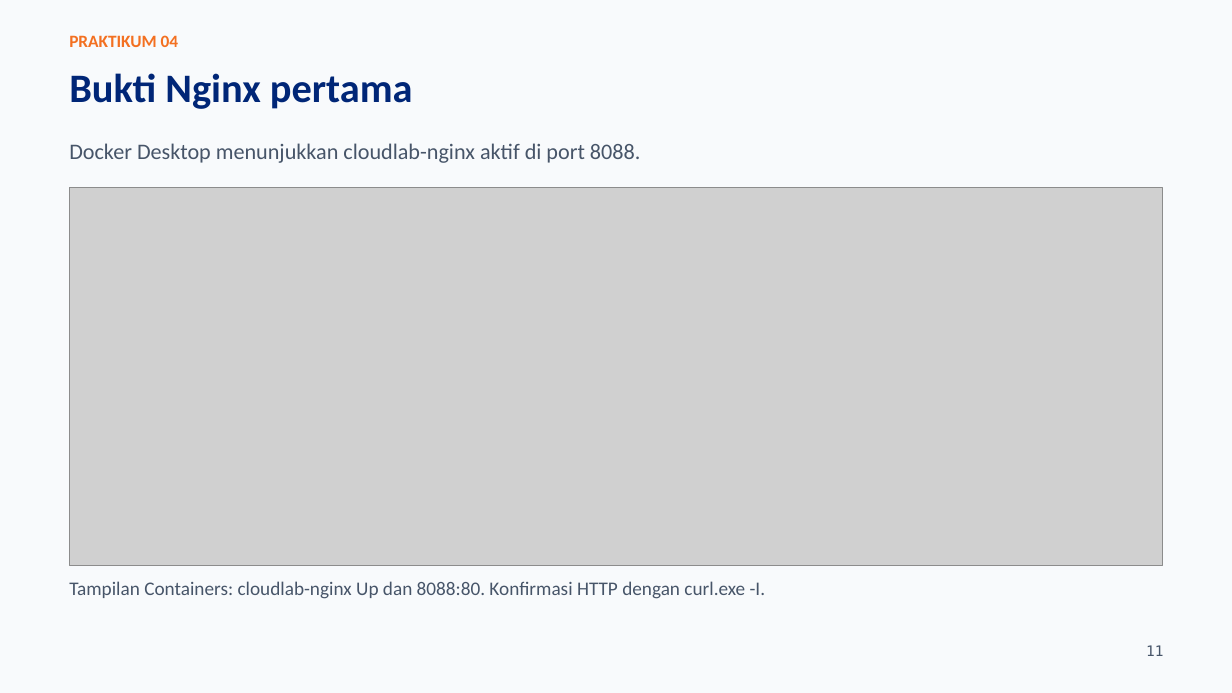
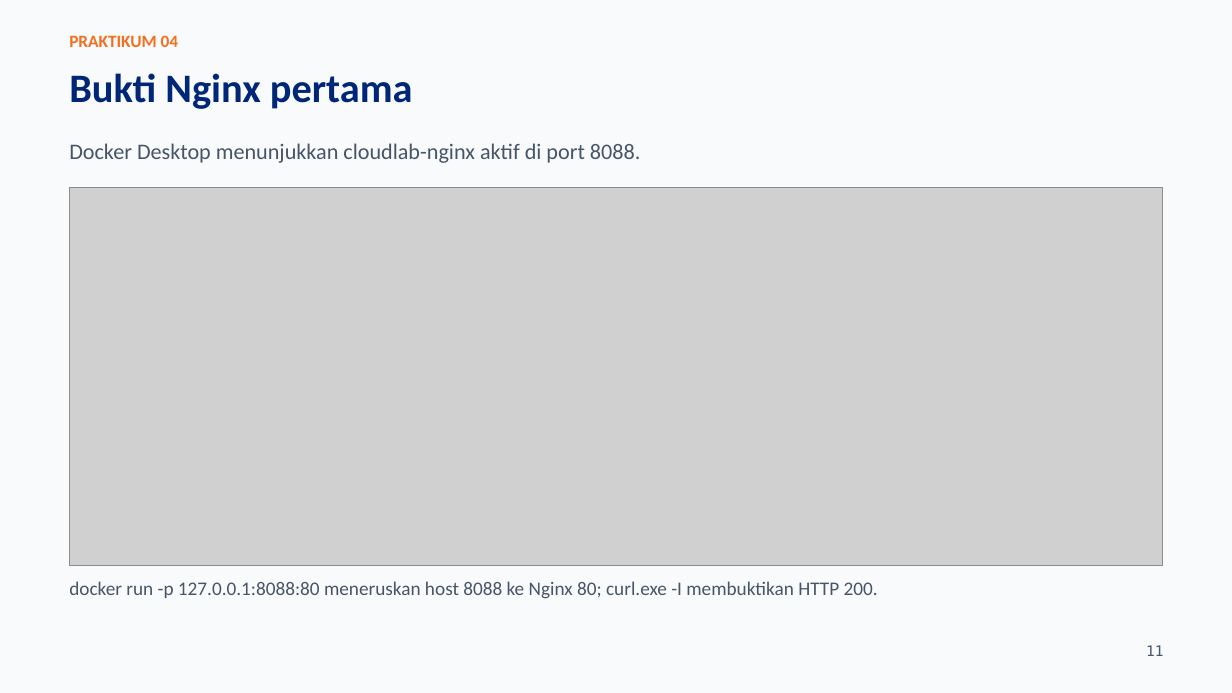
Before and after one commit to SeedFlora/meet4CloudService, a slide deck: slide 11 of slides/LAB04_Docker_Lifecycle_Praktikum.pptx. Drawn at 1232x693 pixels with LibreOffice and Linux fonts; fonts in the diff are those of the drawing; grey boxes stand for pictures. Boxes give left, top, right and bottom in pixels: in the first picture for what was removed or moved away, otherwise in the second. Text is boxed around its words. In the diff, an @@ line names an element or a change of style, - is before the commit and + after.

Commit message:
Explain Docker operations on Lab 04 evidence slides

```diff
--- a/slides/LAB04_Docker_Lifecycle_Praktikum.pptx
+++ b/slides/LAB04_Docker_Lifecycle_Praktikum.pptx
@@ text at box(69, 581, 878, 599): text changed @@
-Tampilan Containers: cloudlab-nginx Up dan 8088:80. Konfirmasi HTTP dengan curl.exe -I.
+docker run -p 127.0.0.1:8088:80 meneruskan host 8088 ke Nginx 80; curl.exe -I membuktikan HTTP 200.
```
Also in this commit, not shown: 7 other slides changed.
